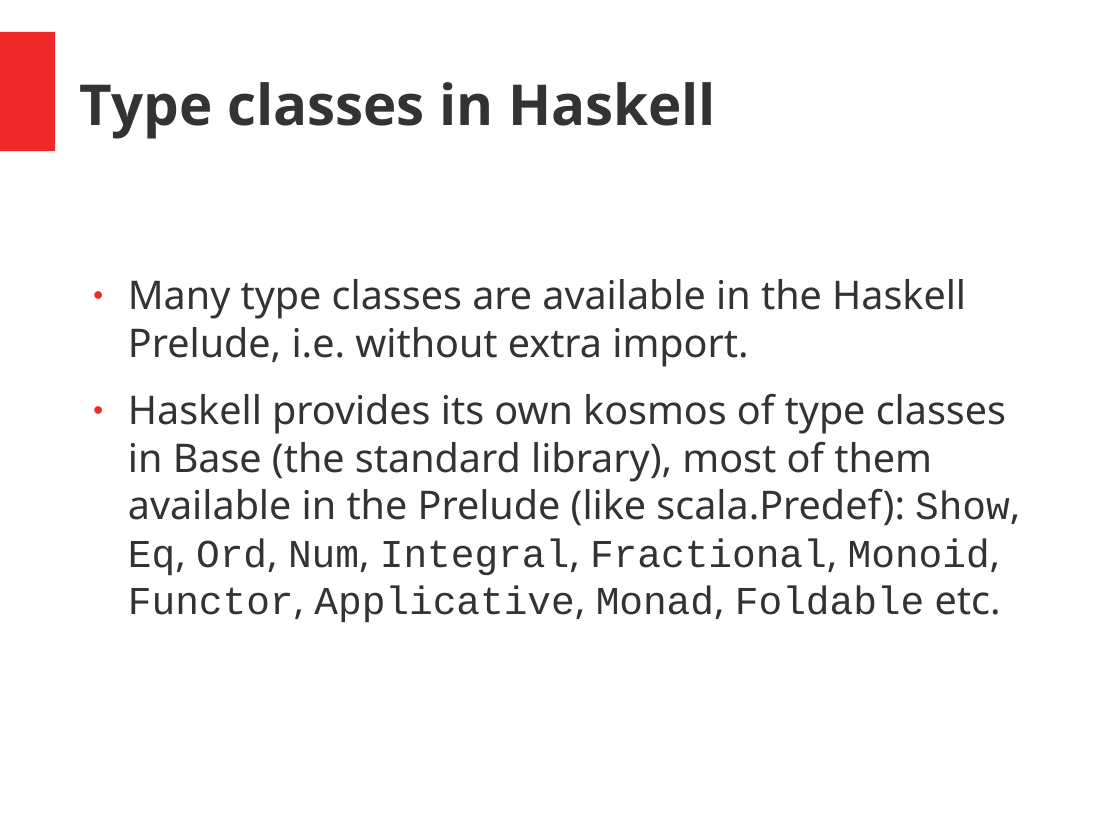
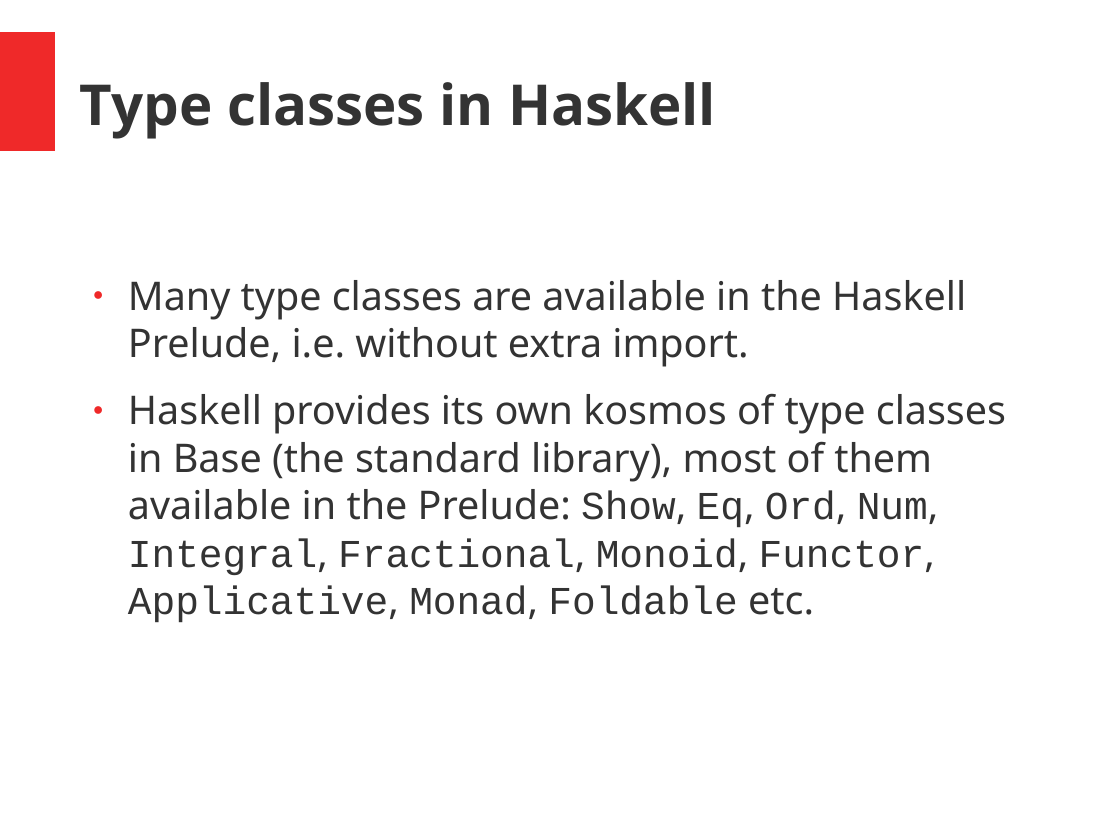
Before and after one commit to hermannhueck/typeclasses, a slide deck: slide 44 of Slides/TypeClasses.pptx (slide 43 before the commit). Drawn at 1120x840 pixels with LibreOffice and Linux fonts; fonts in the diff are those of the drawing. Boxes give left, top, right and bottom in pixels: in the first picture for what was removed or moved away, otherwise in the second. Text is boxed around its words. In the diff, an @@ line names an element or a change of style, - is before the commit and + after.

```diff
--- a/Slides/TypeClasses.pptx
+++ b/Slides/TypeClasses.pptx
@@ text at (x1=128, y1=280, x2=966, y2=367): indent changed @@
@@ text at (x1=128, y1=393, x2=1006, y2=623): text changed @@
-● Haskell provides its own kosmos of type classes in Base (the standard library), most of them available in the Prelude (like scala.Predef): Show, Eq, Ord, Num, Integral, Fractional, Monoid, Functor, Applicative, Monad, Foldable etc.
+● Haskell provides its own kosmos of type classes in Base (the standard library), most of them available in the Prelude: Show, Eq, Ord, Num, Integral, Fractional, Monoid, Functor, Applicative, Monad, Foldable etc.
```
Also in this commit, not shown: 34 other slides changed, 1 slide added, 1 other file.
